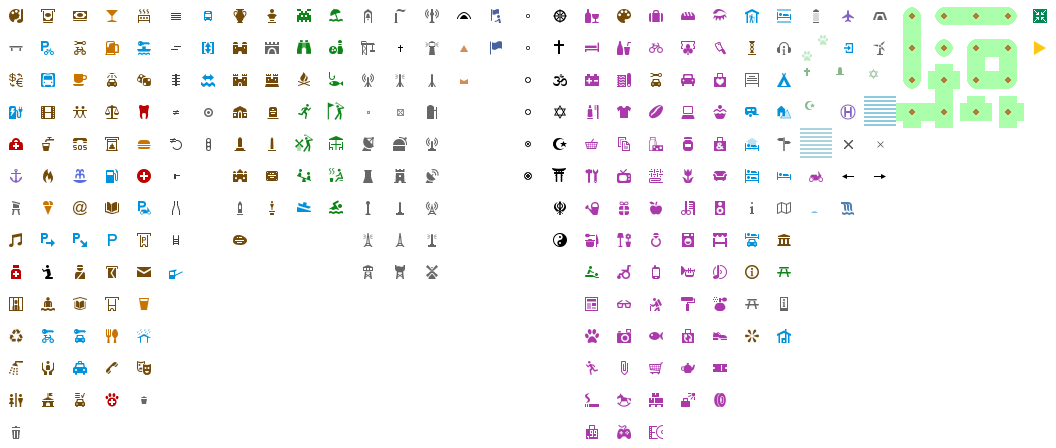
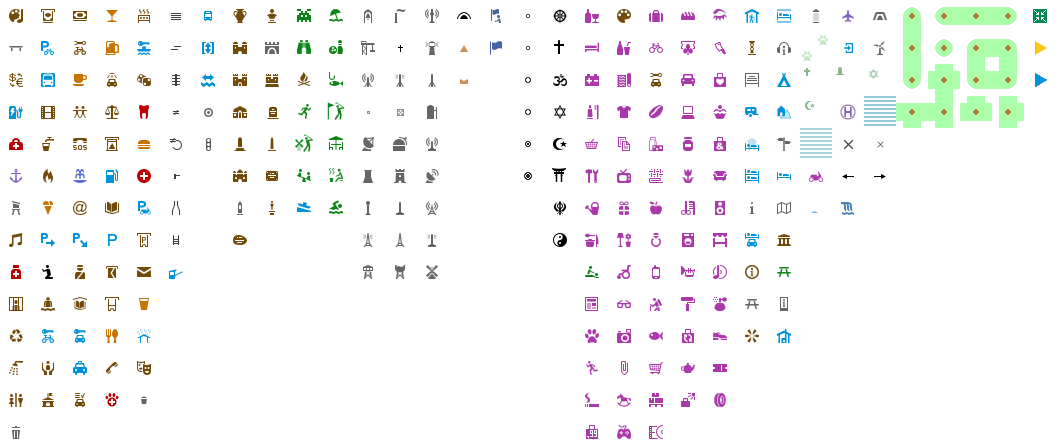
Before/after of a 1056 x 448 layered artwork. What changed in the layer stack:
pixels changed over left=1034, top=41, right=1047, bottom=87 (layer not identified)
